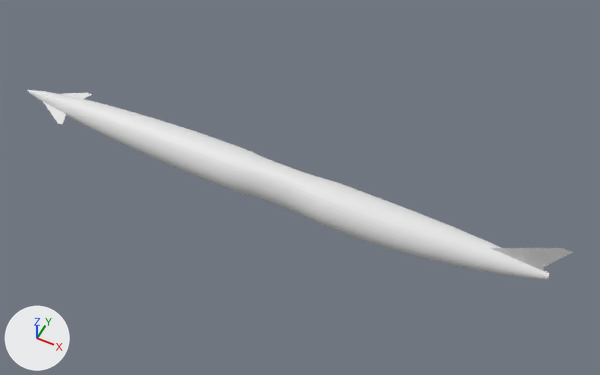
A saved change to the Blender file skylon.blend.
The view is the same before and after, from a 50 mm camera at (65.6, -120.7, 152.8) aimed at (4.7, 1.1, 0.5). Arrows for +X, +Y and +Z are at lower left; the lights stay in place.
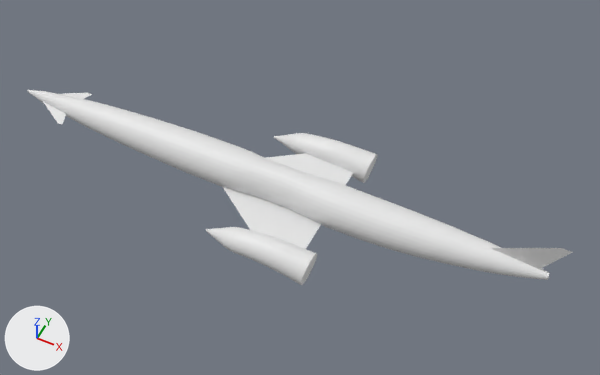
Commit message: add engines and wings

The change, as a list of edits to the scene's bpy script:
```text
Add me_plane_002:
    me_plane_002.from_pydata([(0.36, -1.0, 0.0), (-1.0, -1.0, 0.0), (3.23, 1.0, 0.0), (-1.0, 1.0, 0.0)], [], [(1, 0, 2, 3)])
Add me_cylinder_001:
    me_cylinder_001.from_pydata(...)  # 288 vertices, 258 faces; spans x -0.82..1.05, y -0.92..0.92, z -1.23..1.03
Add ob_plane_003:
    ob_plane_003 = bpy.data.objects.new('Plane.003', me_plane_002)
    ob_plane_003.location = (5.3, 8.2, -2.2)
    ob_plane_003.scale = (-8.21, -8.21, 1.0)
Add ob_plane_004:
    ob_plane_004 = bpy.data.objects.new('Plane.004', me_plane_002.copy())
    ob_plane_004.location = (5.3, -8.2, -2.2)
    ob_plane_004.scale = (-8.21, 8.21, 1.0)
Add ob_cylinder_001:
    ob_cylinder_001 = bpy.data.objects.new('Cylinder.001', me_cylinder_001)
    ob_cylinder_001.location = (4.2, 17.8, -2.4)
    ob_cylinder_001.rotation_euler = (0.0, 1.571, 0.0)  # degrees (0, 90, 0)
    ob_cylinder_001.scale = (4.42, 4.42, 12.5)
Add ob_cylinder_002:
    ob_cylinder_002 = bpy.data.objects.new('Cylinder.002', me_cylinder_001.copy())
    ob_cylinder_002.location = (4.2, -17.8, -2.4)
    ob_cylinder_002.rotation_euler = (0.0, 1.571, 0.0)  # degrees (0, 90, 0)
    ob_cylinder_002.scale = (4.42, 4.42, 12.5)
```

What differs and where, as boxes [x1, y1, x2, y2] in the pictures (600 x 375 px):
'Cylinder.002', added
    after: [206, 227, 317, 285]
'Plane.004', added
    after: [222, 186, 321, 249]
'Cylinder.001', added
    after: [274, 133, 377, 183]
'Plane.003', added
    after: [266, 153, 354, 185]
